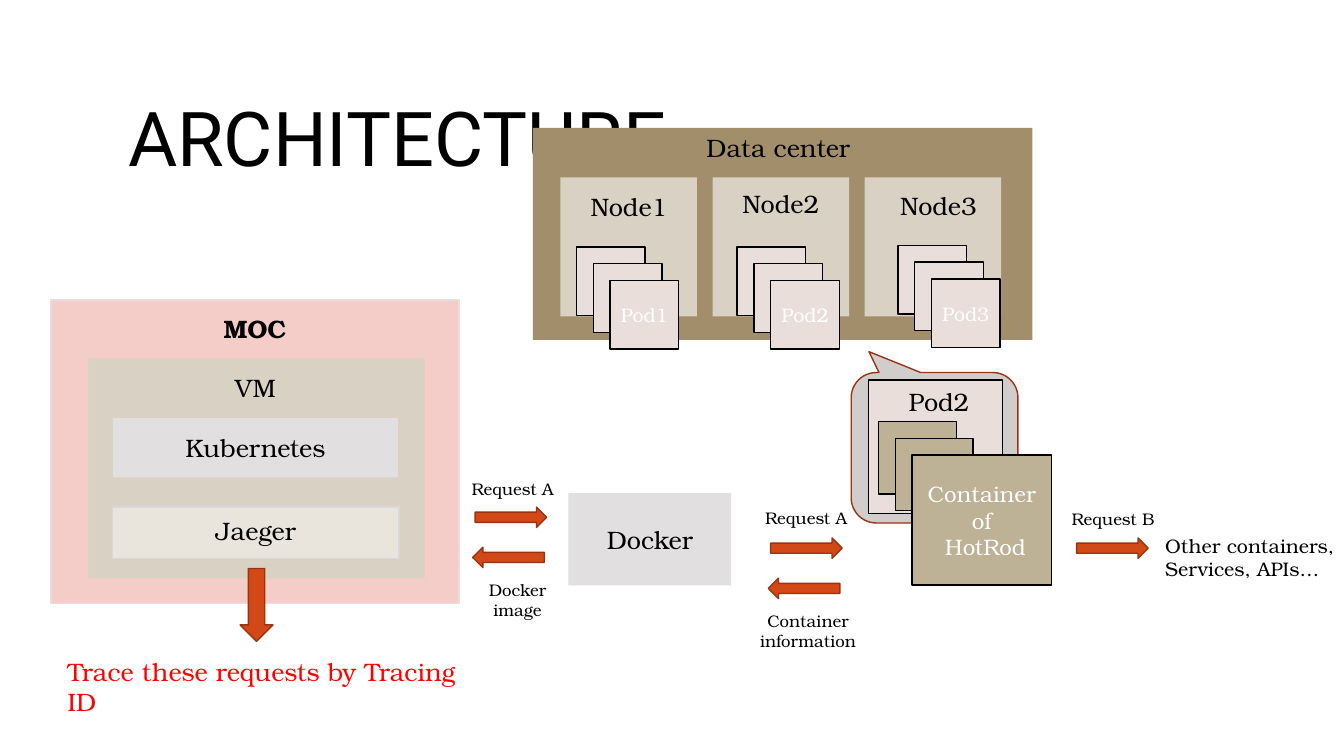
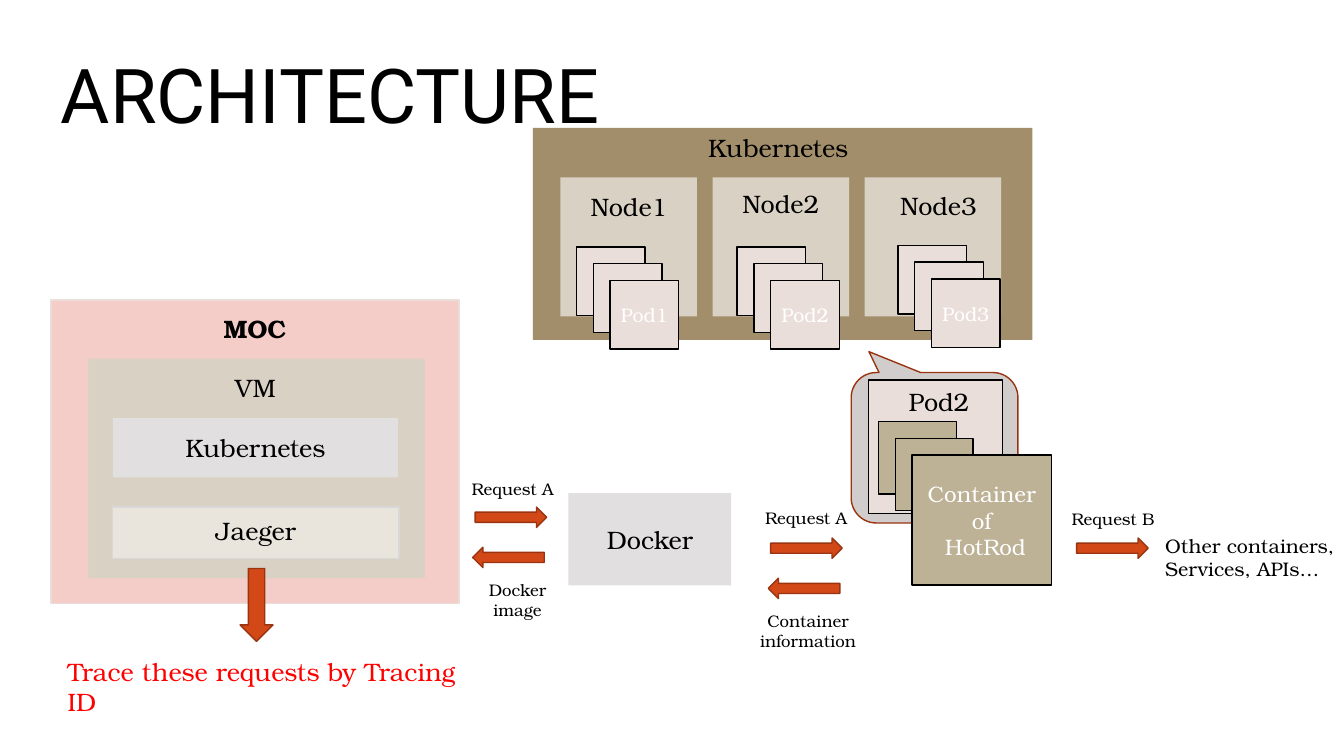
Before and after one commit to BU-NU-CLOUD-SP18/Cross-Layer-Tracing-in-Kubernetes, a slide deck: slide 7 of e2eTracing_pre2.pptx. Drawn at 1344x756 pixels with LibreOffice and Linux fonts; fonts in the diff are those of the drawing; background and template pictures are left out. Boxes give left, top, right and bottom in pixels: in the first picture for what was removed or moved away, otherwise in the second. Text is boxed around its words. In the diff, an @@ line names an element or a change of style, - is before the commit and + after.

```diff
--- a/e2eTracing_pre2.pptx
+++ b/e2eTracing_pre2.pptx
@@ title "ARCHITECTURE" moved from (x1=128, y1=111, x2=666, y2=184) to (x1=61, y1=68, x2=599, y2=142) @@
@@ text at (x1=708, y1=139, x2=848, y2=157): text changed @@
-Data center
+Kubernetes
```
Also in this commit, not shown: 2 other slides changed.
